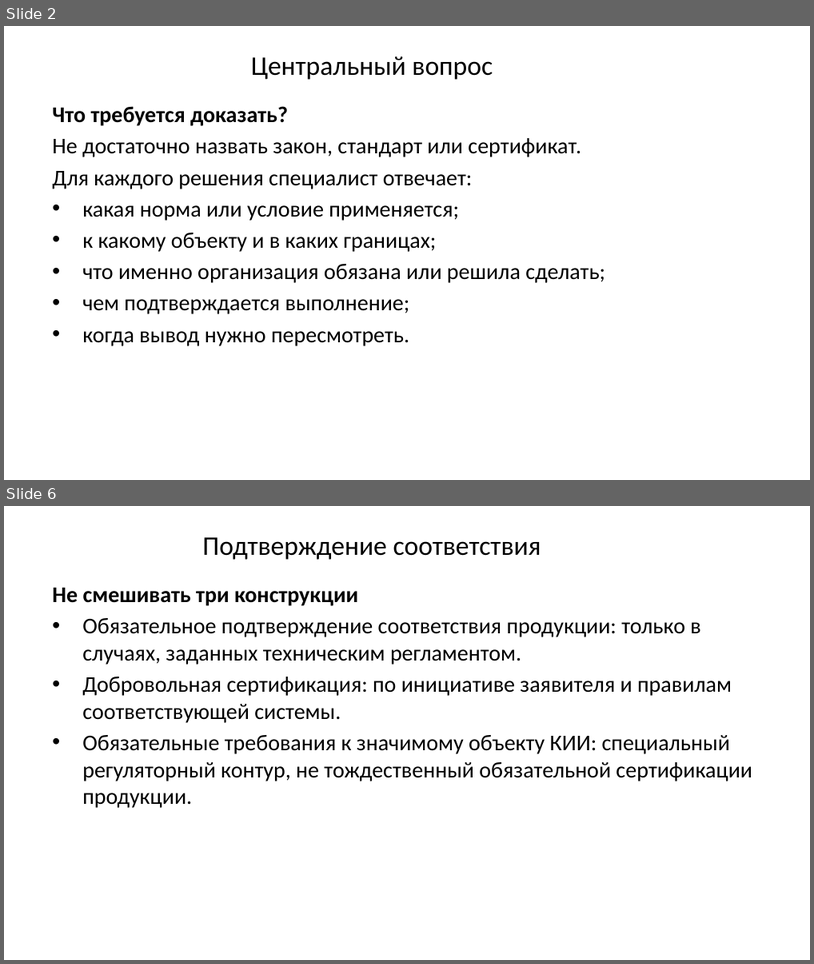
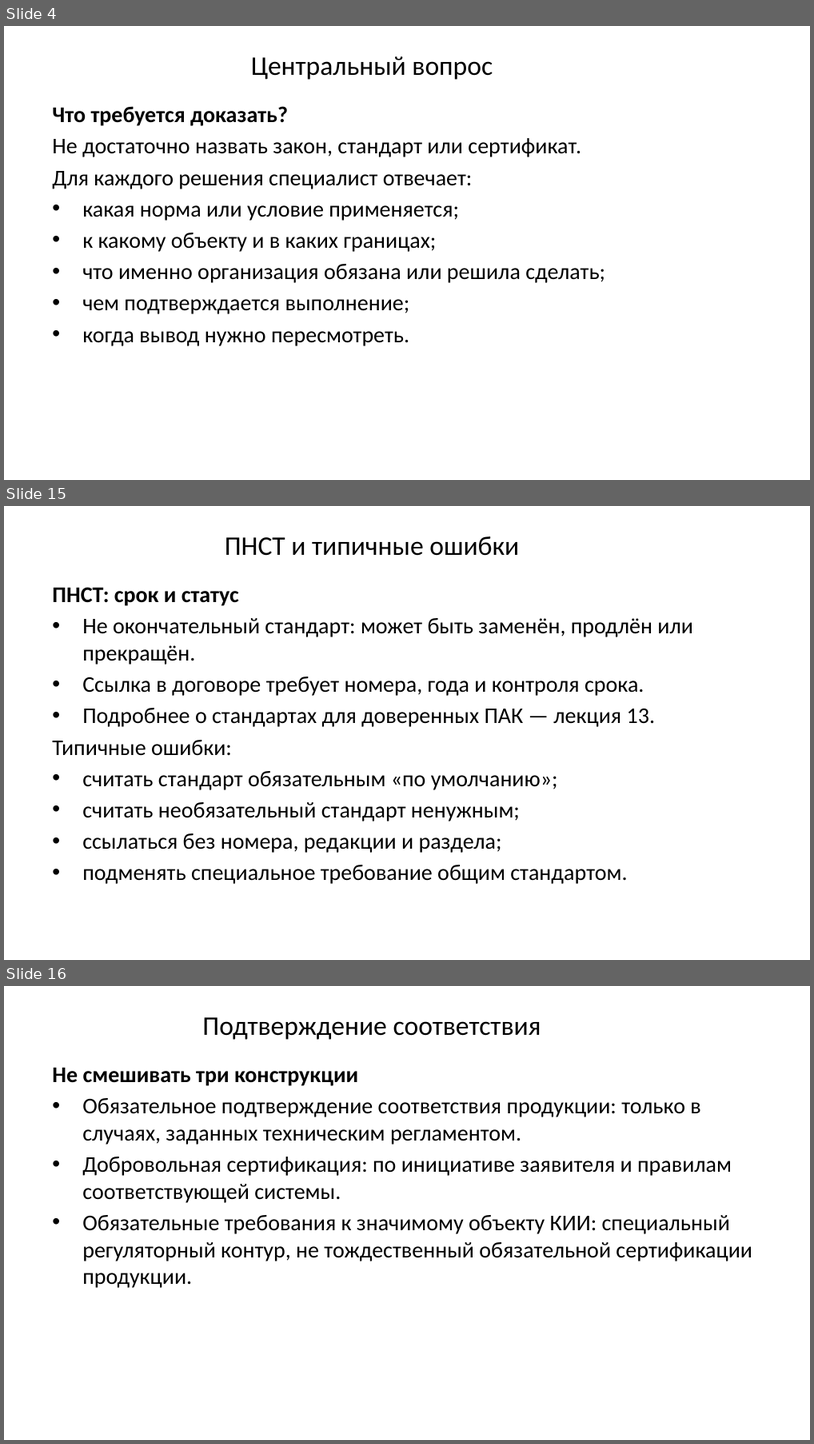
Before and after one commit to arasskazov/IFTIS-KII-2026, a slide deck: Lec_1_Модуль 1_1_Слайд-конспект.pptx. Shown one above the other, each under a label of ours: slides 2 and 6 before the commit, slides 4, 15 and 16 after it; the slides between them are not shown. The pictures are 814x964 and 814x1444 pixels, drawn with LibreOffice and Linux fonts; fonts in the diff are those of the drawing; background and template pictures are left out. Boxes give left, top, right and bottom in pixels: in the first picture for what was removed or moved away, otherwise in the second. Text is boxed around its words. In the diff, an @@ line names an element or a change of style, - is before the commit and + after.

```diff
--- a/Lec_1_Модуль 1_1_Слайд-конспект.pptx
+++ b/Lec_1_Модуль 1_1_Слайд-конспект.pptx
@@ slide 15 added at (x1=4, y1=506, x2=810, y2=960), background #FFFFFF @@
@@ title added at (x1=225, y1=536, x2=519, y2=556), 24 pt, text #000000 @@
+ПНСТ и типичные ошибки
@@ text added at (x1=52, y1=587, x2=694, y2=884), 20 pt, text #000000 @@
+ПНСТ: срок и статус
+• Не окончательный стандарт: может быть заменён, продлён или прекращён.
+• Ссылка в договоре требует номера, года и контроля срока.
+• Подробнее о стандартах для доверенных ПАК — лекция 13.
+Типичные ошибки:
+• считать стандарт обязательным «по умолчанию»;
+• считать необязательный стандарт ненужным;
+• ссылаться без номера, редакции и раздела;
+• подменять специальное требование общим стандартом.
@@ what was slide 2 is now slide 4 @@
@@ what was slide 6 is now slide 16 @@
```
Also in this commit, not shown: 7 slides changed, 22 other slides added, 2 slides removed.
